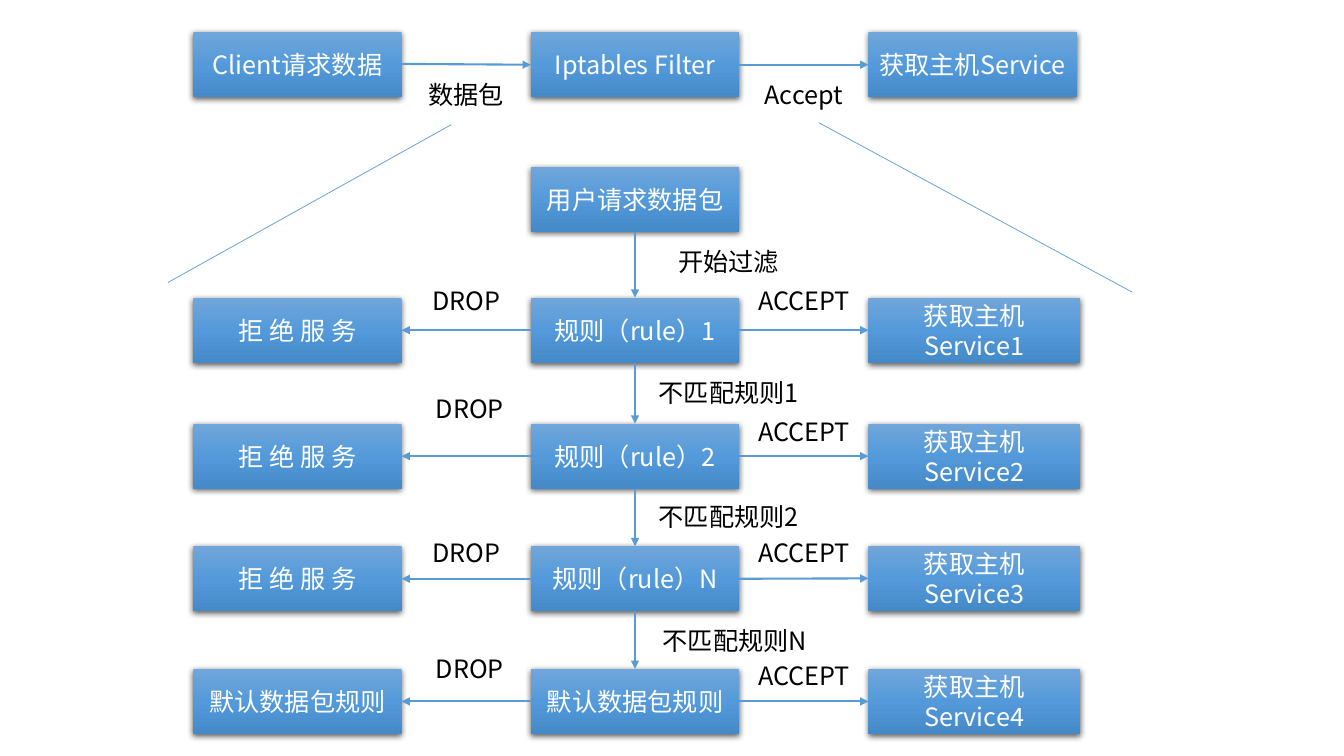
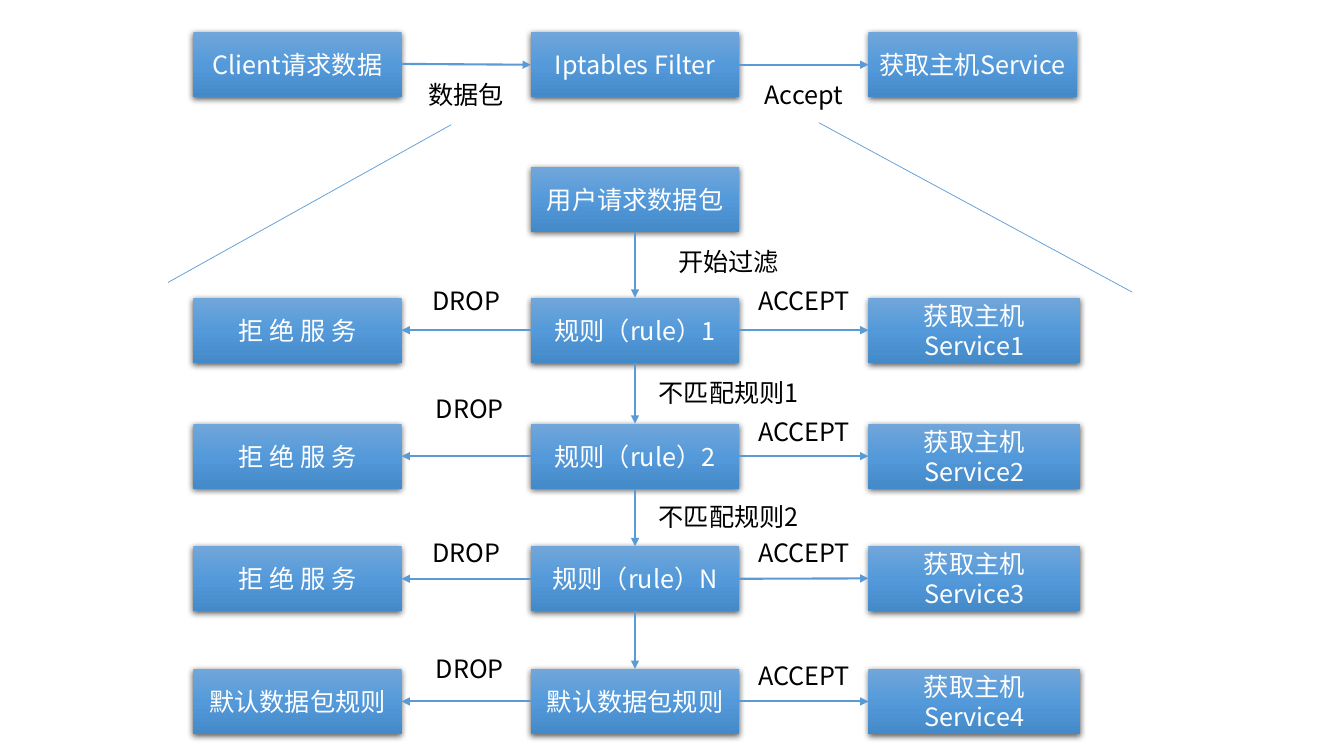
Before and after one commit to skdwayne/Linux_project, a slide deck: slide 1 of Linux/防火墙/iptables.pptx. Drawn at 1344x756 pixels with LibreOffice and Linux fonts; fonts in the diff are those of the drawing. Boxes give left, top, right and bottom in pixels: in the first picture for what was removed or moved away, otherwise in the second. Text is boxed around its words. In the diff, an @@ line names an element or a change of style, - is before the commit and + after.

```diff
--- a/Linux/防火墙/iptables.pptx
+++ b/Linux/防火墙/iptables.pptx
@@ text removed at [663, 629, 807, 652] @@
-不匹配规则N
```
Also in this commit, not shown: 5 other files.
